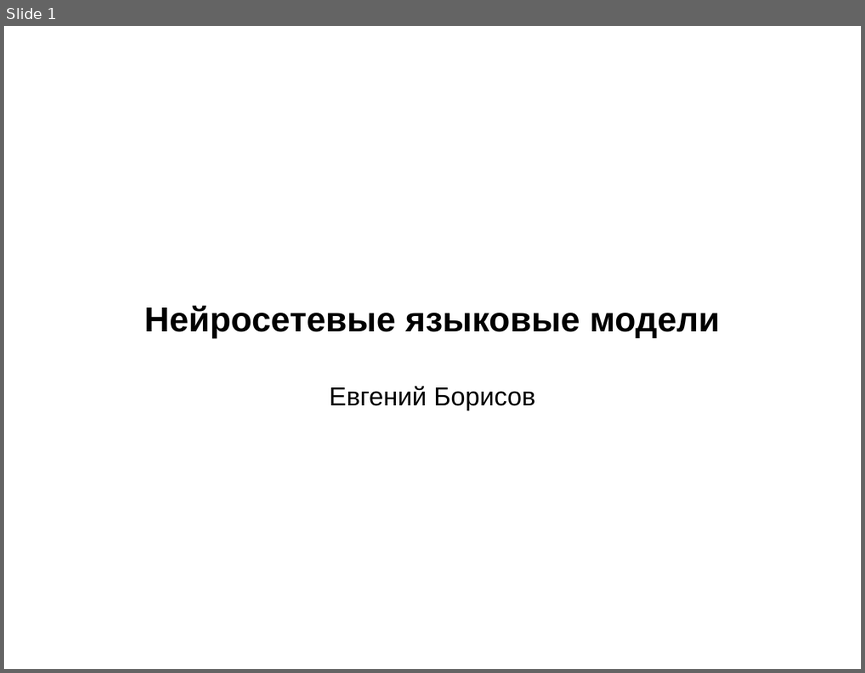
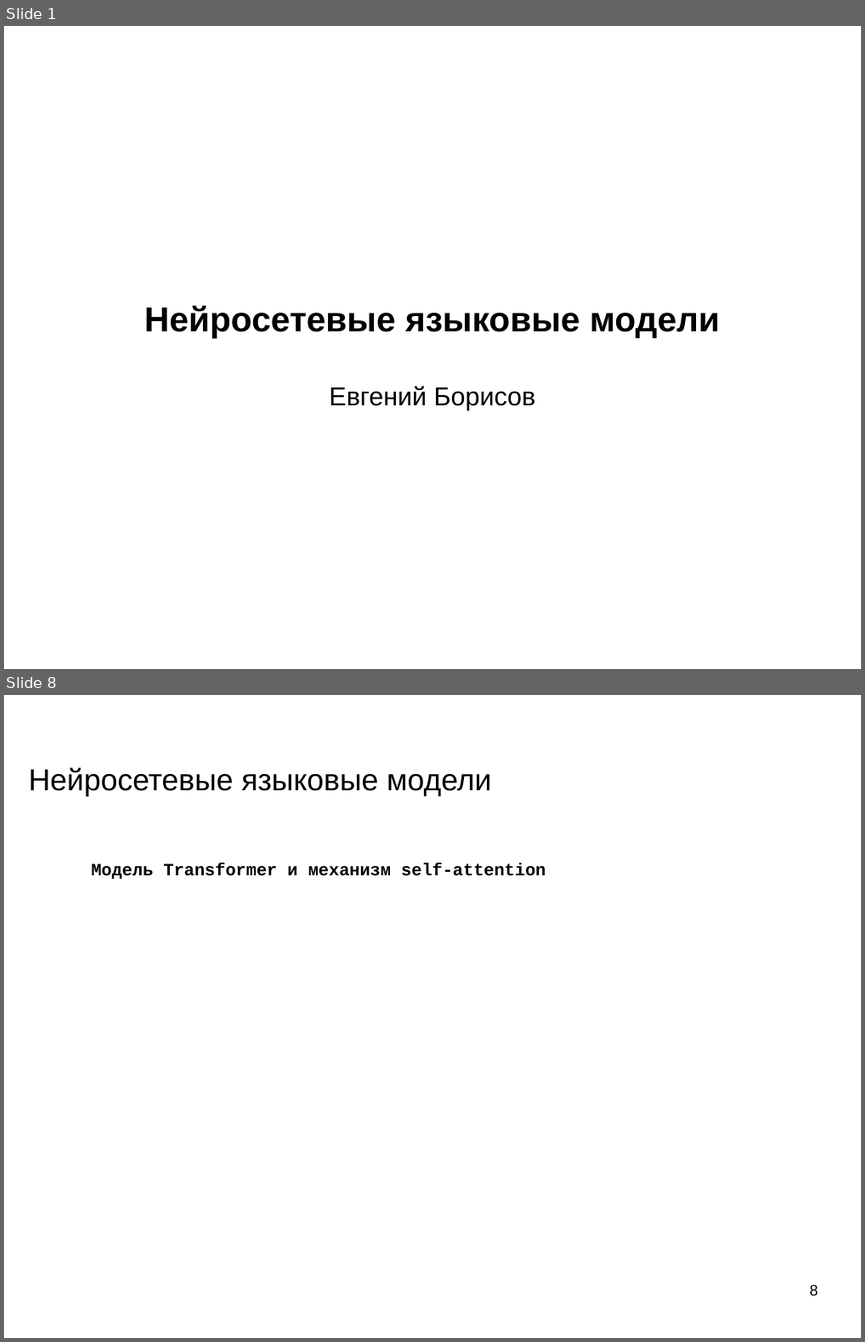
Before and after one commit to mechanoid5/ml_nlp_2022, a slide deck: 11-ann-lang-model.odp. Shown one above the other, each under a label of ours: slide 1 before the commit, slides 1 and 8 after it; the slides between them are not shown. The pictures are 865x673 and 865x1342 pixels, drawn with LibreOffice and Linux fonts; fonts in the diff are those of the drawing; background and template pictures are left out. Boxes give left, top, right and bottom in pixels: in the first picture for what was removed or moved away, otherwise in the second. Text is boxed around its words. In the diff, an @@ line names an element or a change of style, - is before the commit and + after.

```diff
--- a/11-ann-lang-model.odp
+++ b/11-ann-lang-model.odp
@@ slide 8 added at (4, 695, 861, 1338), background picture (left out) @@
@@ title added at (29, 767, 491, 796), 28 pt, text #000000 @@
+Нейросетевые языковые модели
@@ text added at (92, 862, 545, 879), 16 pt, text #000000, bold @@
+Модель Transformer и механизм self-attention
@@ page number added at (810, 1284, 818, 1295), 14 pt, text #000000 @@
+8
```
Also in this commit, not shown: 1 slide changed, 8 other slides added, 1 slide removed.
